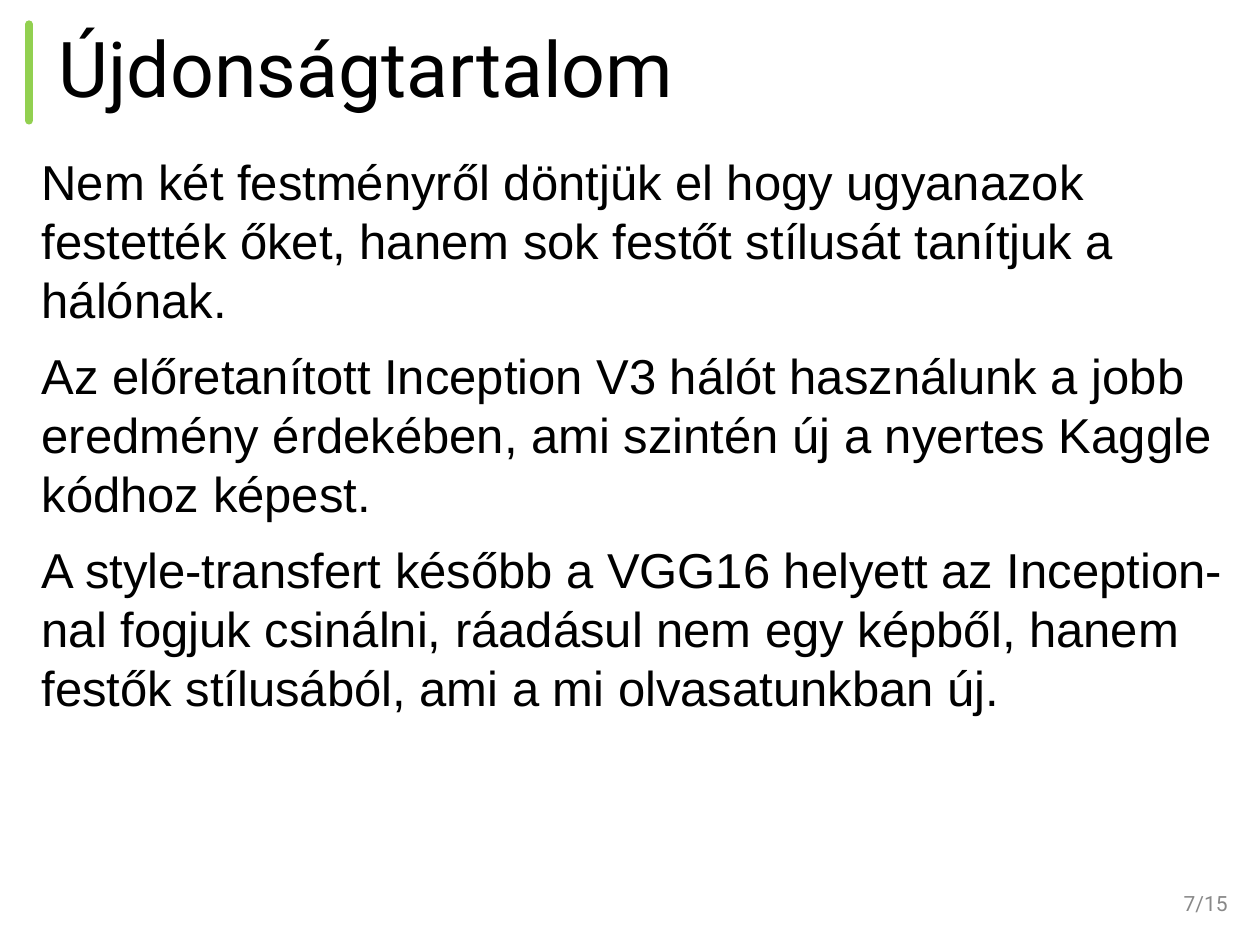
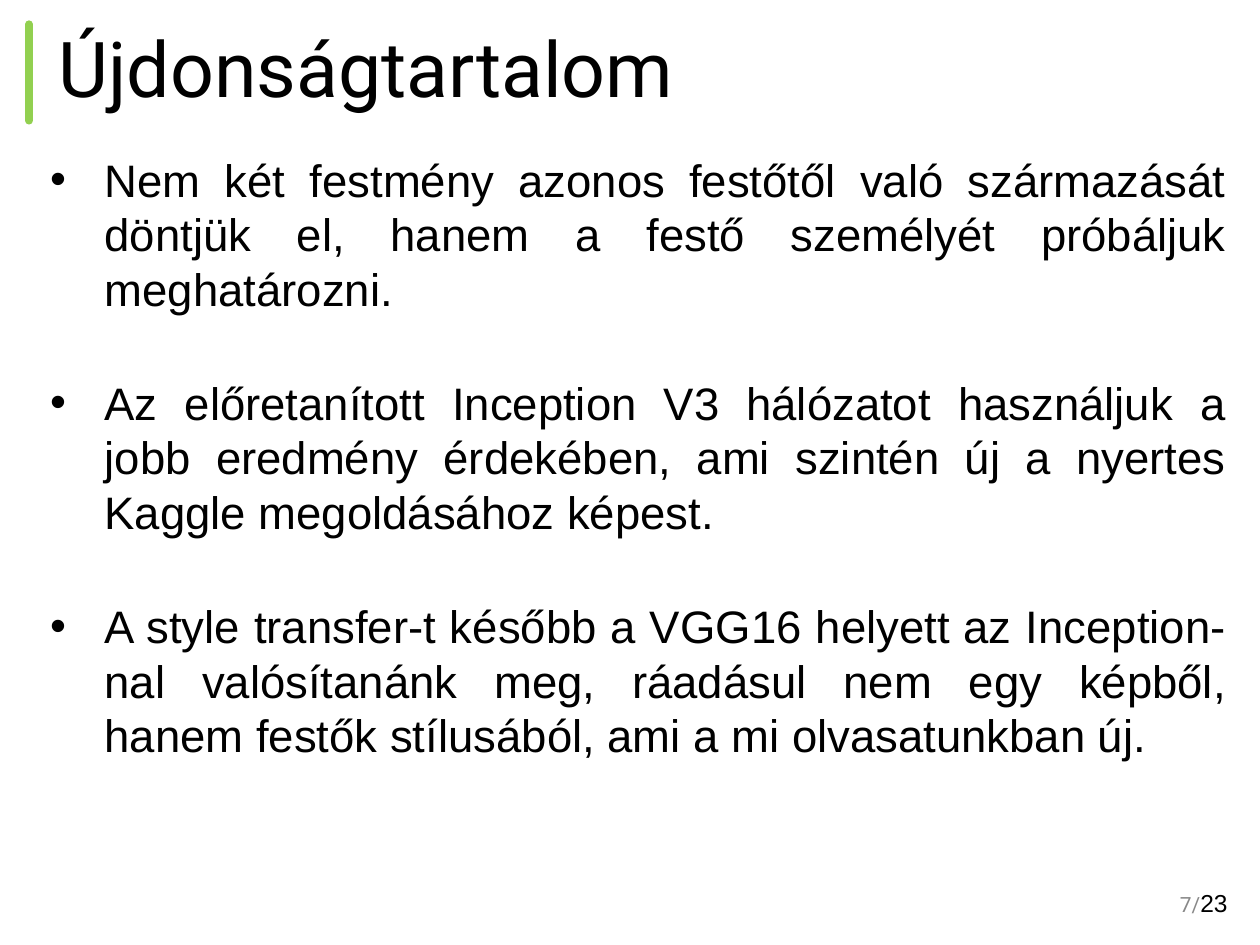
Before and after one commit to BME-SmartLab-Education/vitmav45-2016-train-validate-test-repeat, a slide deck: slide 7 of train-validate-test-repeat-vitmav45-nagy-hazi-beszamolo.pptx.pptx. Drawn at 1260x945 pixels with LibreOffice and Linux fonts; fonts in the diff are those of the drawing. Boxes give left, top, right and bottom in pixels: in the first picture for what was removed or moved away, otherwise in the second. Text is boxed around its words. In the diff, an @@ line names an element or a change of style, - is before the commit and + after.

```diff
--- a/train-validate-test-repeat-vitmav45-nagy-hazi-beszamolo.pptx.pptx
+++ b/train-validate-test-repeat-vitmav45-nagy-hazi-beszamolo.pptx.pptx
@@ text at <box>105,163,1226,761</box>: text changed; size 28 to 26 pt @@
-Nem két festményről döntjük el hogy ugyanazok festették őket, hanem sok festőt stílusát tanítjuk a hálónak.
-Az előretanított Inception V3 hálót használunk a jobb eredmény érdekében, ami szintén új a nyertes Kaggle kódhoz képest.
-A style-transfert később a VGG16 helyett az Inception-nal fogjuk csinálni, ráadásul nem egy képből, hanem festők stílusából, ami a mi olvasatunkban új.
+• Nem két festmény azonos festőtől való származását döntjük el, hanem a festő személyét próbáljuk meghatározni.
+• Az előretanított Inception V3 hálózatot használjuk a jobb eredmény érdekében, ami szintén új a nyertes Kaggle megoldásához képest.
+• A style transfer-t később a VGG16 helyett az Inception-nal valósítanánk meg, ráadásul nem egy képből, hanem festők stílusából, ami a mi olvasatunkban új.
@@ page number at <box>1180,895,1227,913</box>: text changed @@
-7/15
+7/23
```
Also in this commit, not shown: 15 other slides changed, 5 slides added, 4 slides removed.
